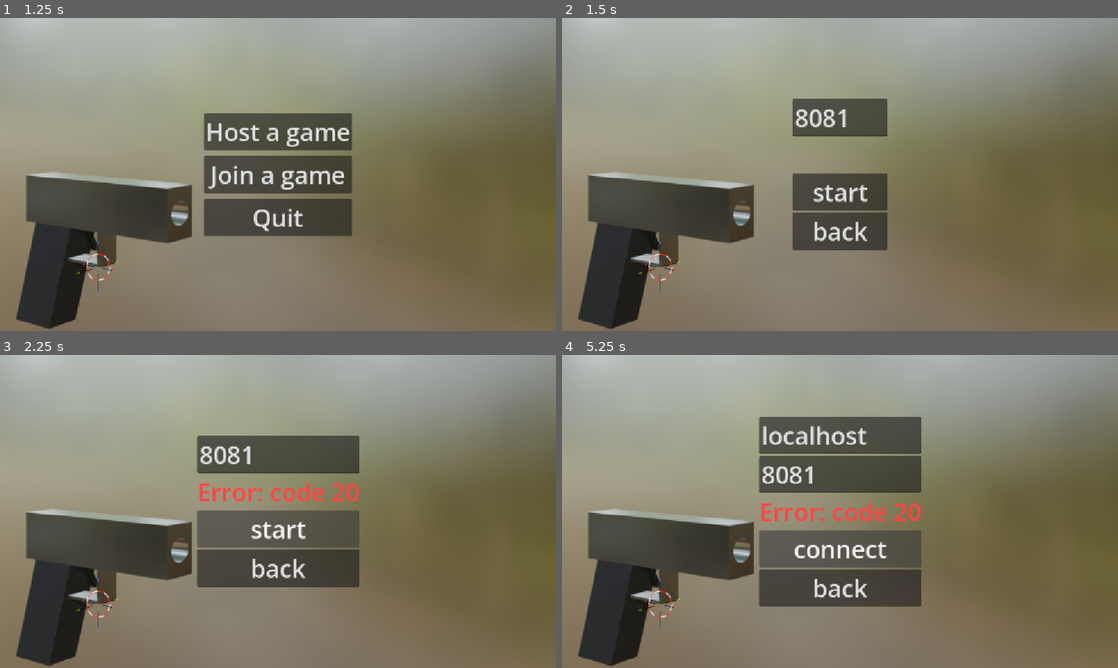
Above: before the commit, frames 1-4 (two rows, left to right).
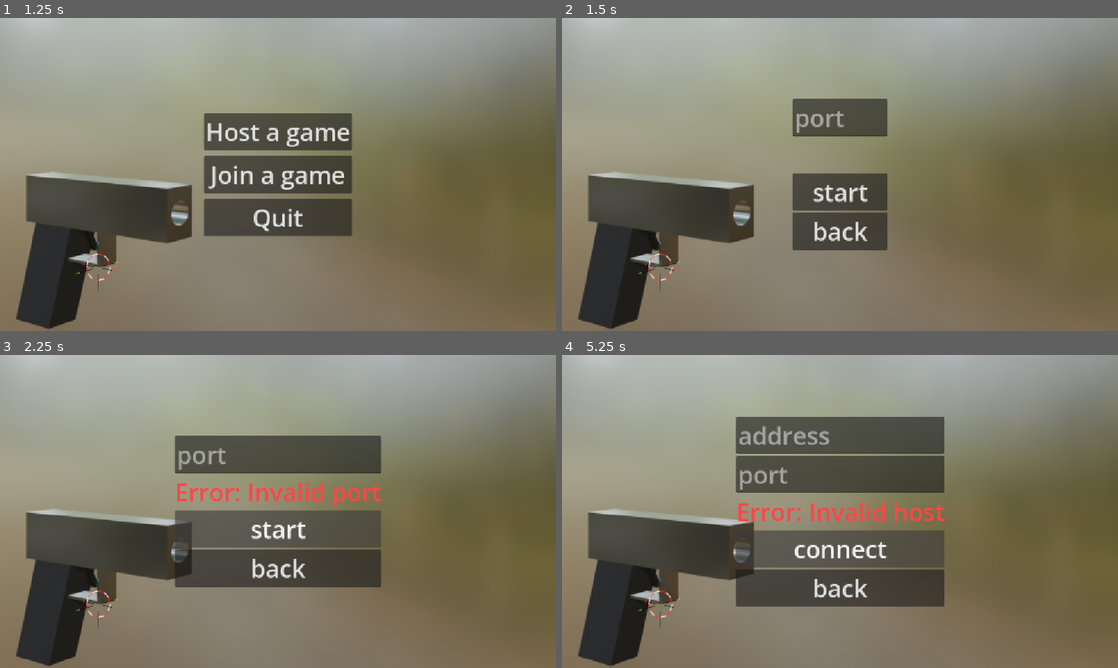
Above: after the commit, the same moments.

Repository: GazizVR/special-shot
Game: Godot game, scene res://scenes/Menu.tscn
The game is run twice, just before and just after one commit, with the same random seed, the same clock (stepped at 60 frames per second) and the same inputs.
Inputs (mouse positions are in pixels of both pictures, inside the frame that each line leads up to):
- Up to frame 1 (1.25 s): tap Enter at 0.5 s; move the mouse to (400, 158) at 0.52 s; hold D (walk_right) from 0.53 s (still down); tap Ctrl (crouch) at 0.6 s
- Up to frame 2 (1.5 s): release D (walk_right) at 1.25 s; click "Host a game" at 1.25 s
- Up to frame 3 (2.25 s): click "start" at 2 s
- Up to frame 4 (5.25 s): click "start" at 2.75 s; click "back" at 3.5 s; click "Join a game" at 4.25 s; click "connect" at 5 s

Frame 1 is identical in both runs. In frame 2, 0.4% of the frame differs, in the area x 41-52%, y 29-37%; in frame 3, 3.8%; in frame 4, 5.4%, in the area x 31-69%, y 19-81%.

Commit message:
невидимая пуля вгутри оружия не наосит урон, и убрал plcaholders с вода порта и аддресса

Diff:
--- a/project.godot
+++ b/project.godot
@@ -69,3 +69,4 @@
 [rendering]
 
 rendering_device/driver.windows="d3d12"
+textures/vram_compression/import_s3tc_bptc=true
--- a/scenes/Menu.tscn
+++ b/scenes/Menu.tscn
@@ -71,7 +71,6 @@
 [node name="PortEdit" type="LineEdit" parent="HostMenu" unique_id=748334819]
 layout_mode = 2
 theme_override_font_sizes/font_size = 50
-text = "8081"
 placeholder_text = "port"
 
 [node name="ErrLabel" type="Label" parent="HostMenu" unique_id=1047974689]
@@ -110,13 +109,11 @@
 [node name="HostEdit" type="LineEdit" parent="JoinMenu" unique_id=1616256764]
 layout_mode = 2
 theme_override_font_sizes/font_size = 50
-text = "localhost"
 placeholder_text = "address"
 
 [node name="PortEdit" type="LineEdit" parent="JoinMenu" unique_id=1781171131]
 layout_mode = 2
 theme_override_font_sizes/font_size = 50
-text = "8081"
 placeholder_text = "port"
 
 [node name="ErrLabel" type="Label" parent="JoinMenu" unique_id=1405340565]
--- a/scripts/player.gd
+++ b/scripts/player.gd
@@ -7,6 +7,7 @@
 	if get_tree() != null:
 		multiplayer.multiplayer_peer.close()
 		get_tree().change_scene_to_file("res://scenes/Menu.tscn")
+		Input.mouse_mode = Input.MOUSE_MODE_VISIBLE
 
 func _enter_tree() -> void:
 	set_multiplayer_authority(name.to_int())
@@ -87,7 +88,7 @@
 	var peer_node_path = "/root/game/" + peer_id
 	var peer_node = get_node(peer_node_path)
 	if is_instance_valid(peer_node):
-		if peer_node is CharacterBody3D:
+		if peer_node is CharacterBody3D and bullet.visible:
 			peer_node.health -= 20
 
 func _notification(what: int) -> void:
Not shown, changed: export_presets.cfg
